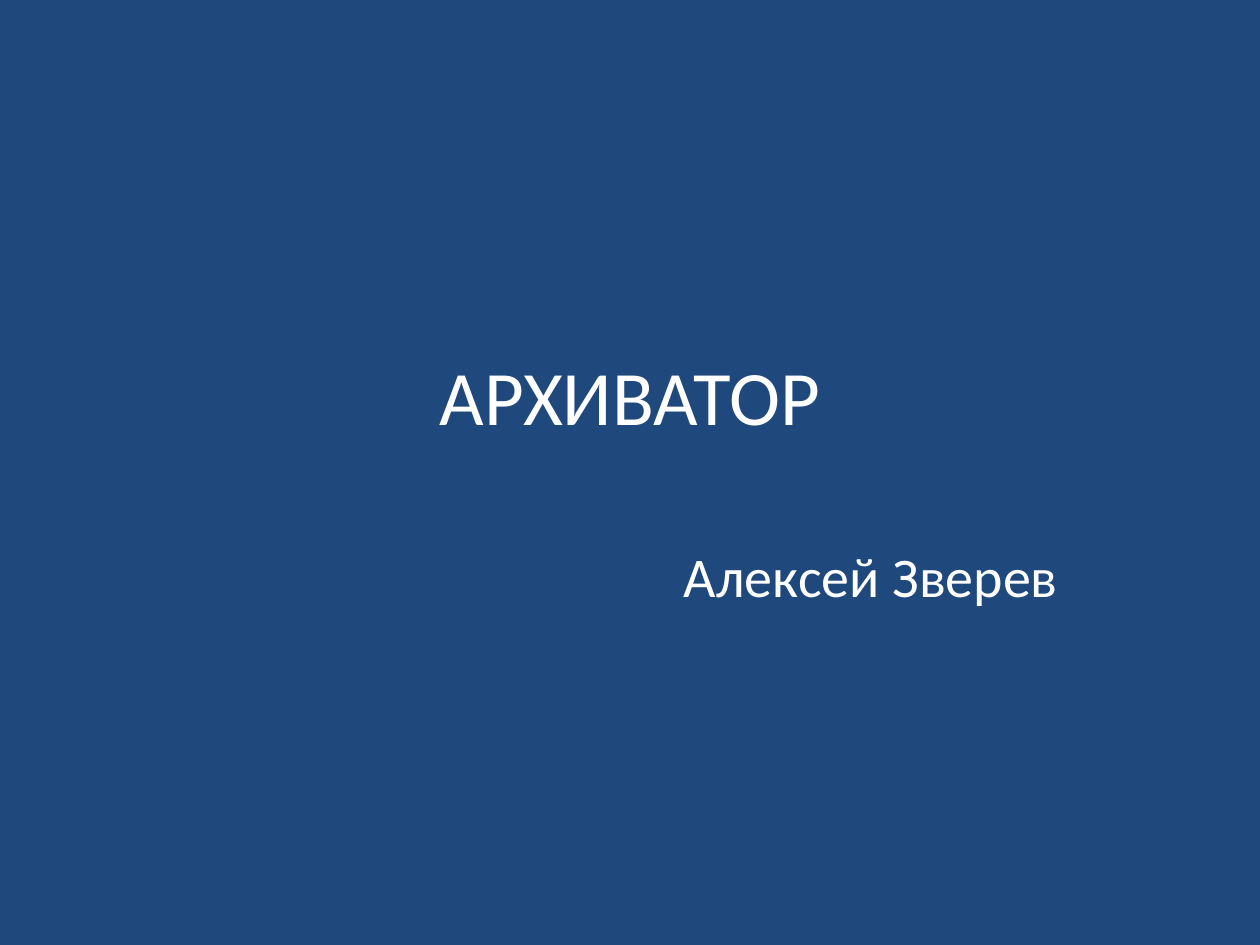
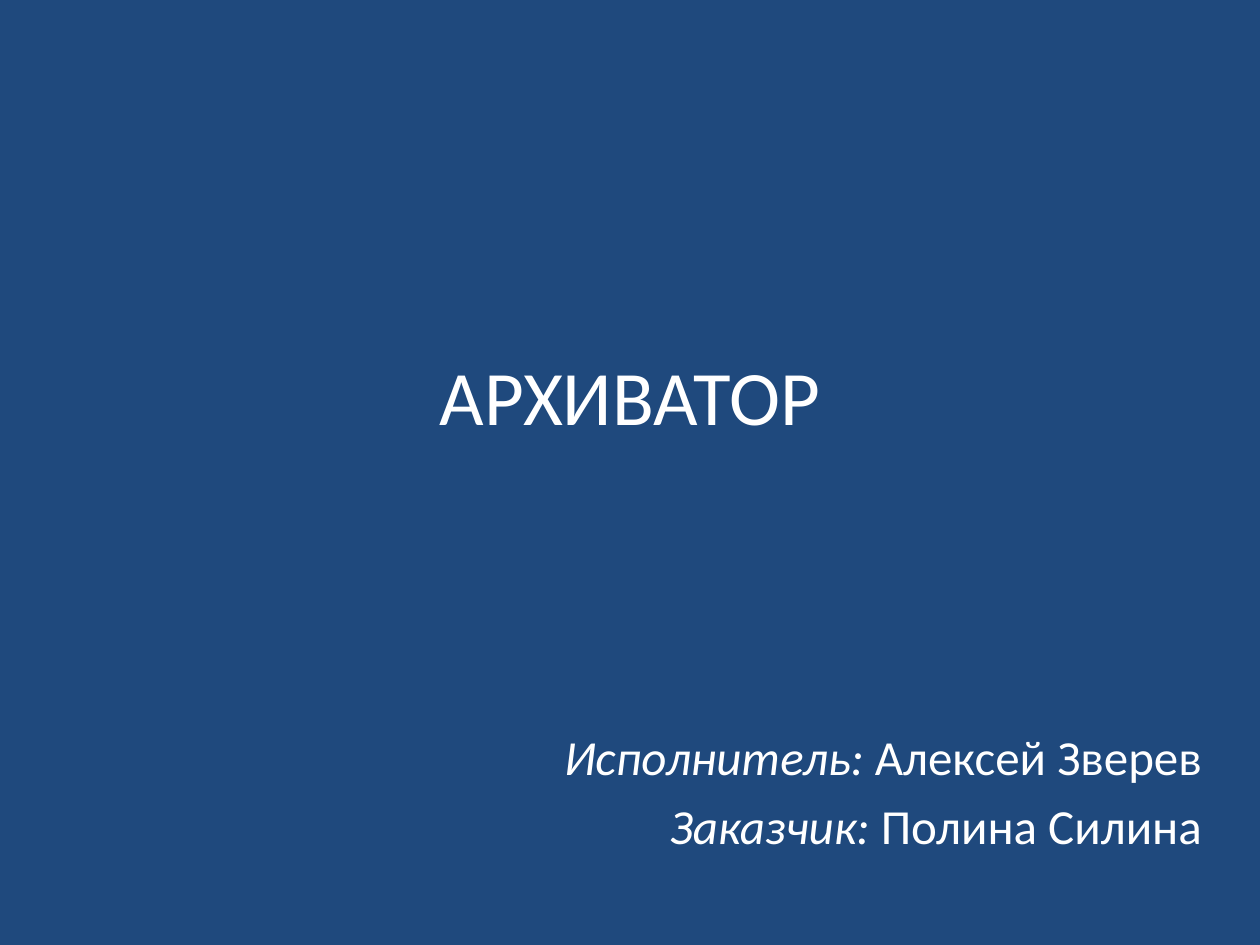
Before and after one commit to leschtsch/compressor, a slide deck: slide 1 of Презентация.pptx. Drawn at 1260x945 pixels with LibreOffice and Linux fonts; fonts in the diff are those of the drawing. Boxes give left, top, right and bottom in pixels: in the first picture for what was removed or moved away, otherwise in the second. Text is boxed around its words. In the diff, an @@ line names an element or a change of style, - is before the commit and + after.

```diff
--- a/Презентация.pptx
+++ b/Презентация.pptx
@@ subtitle at <box>564,742,1202,845</box>: text changed; size 32 to 28 pt @@
-Алексей Зверев
+Исполнитель: Алексей Зверев
+Заказчик: Полина Силина
```
Also in this commit, not shown: 5 other slides changed, 3 slides added, 7 other files.
